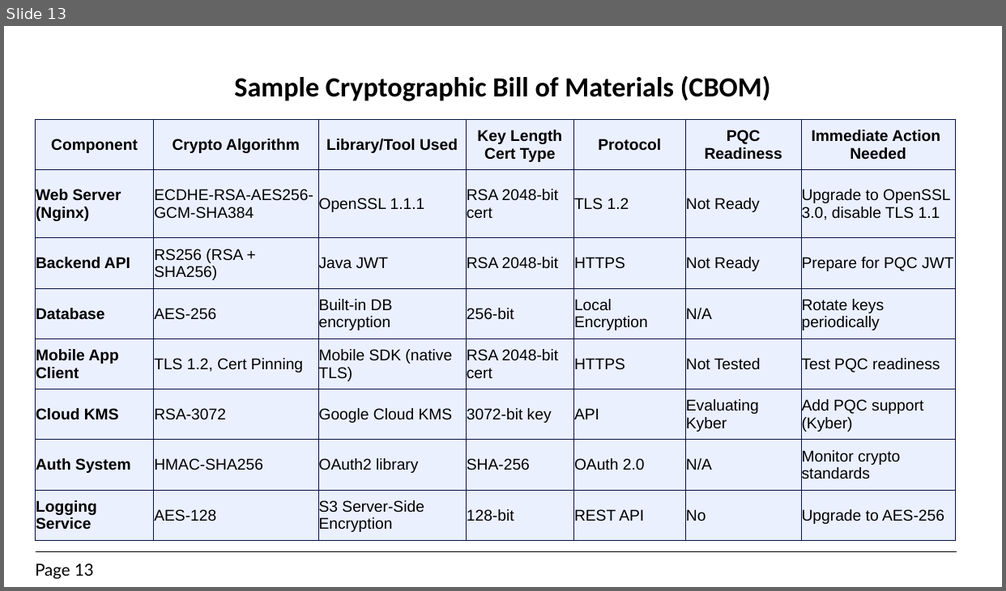
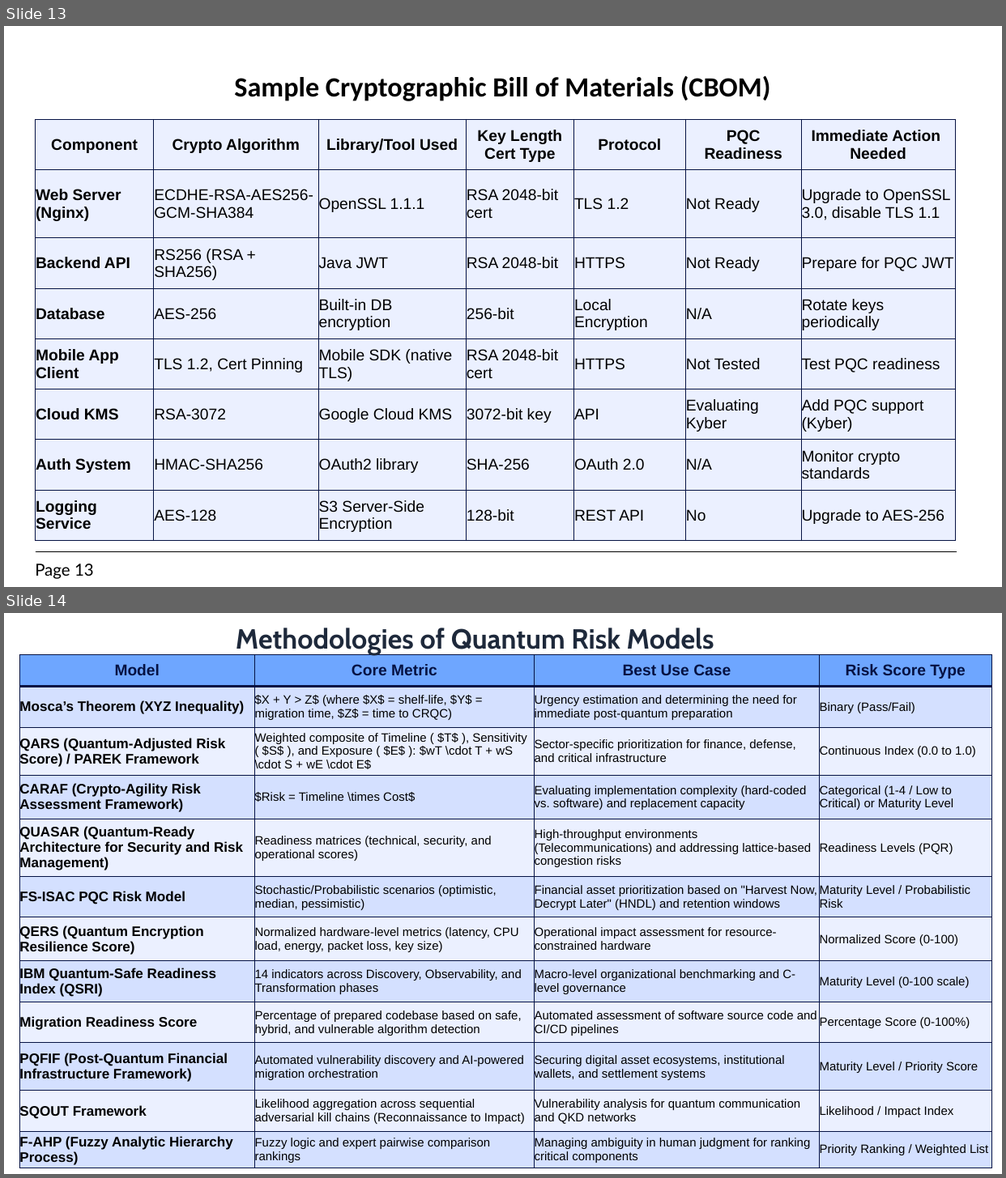
Before and after one commit to 7elmie/EGQCC, a slide deck: Presentations/5.Quantum Risk Assesment.pptx. Shown one above the other, each under a label of ours: slide 13 before the commit, slides 13 and 14 after it. The pictures are 1006x591 and 1006x1178 pixels, drawn with LibreOffice and Linux fonts; fonts in the diff are those of the drawing. Boxes give left, top, right and bottom in pixels: in the first picture for what was removed or moved away, otherwise in the second. Text is boxed around its words. In the diff, an @@ line names an element or a change of style, - is before the commit and + after.

Commit message:
Update Quantum Risk Assessment presentation and add protocol comparison files

```diff
--- a/Presentations/5.Quantum Risk Assesment.pptx
+++ b/Presentations/5.Quantum Risk Assesment.pptx
@@ slide 14 added at [4,613,1002,1174], background #FFFFFF; not listed: 2 template elements that a slide beside it also shows @@
@@ text added at [236,628,714,655], 32 pt, text #1E293B, bold @@
+Methodologies of Quantum Risk Models
@@ table added at [19,655,991,1169], 12 rows, 4 columns @@
+Model | Core Metric | Best Use Case | Risk Score Type
+Mosca’s Theorem (XYZ Inequality) | $X + Y > Z$ (where $X$ = shelf-life, $Y$ = migration time, $Z$ = time to CRQC) | Urgency estimation and determining the need for immediate post-quantum preparation | Binary (Pass/Fail)
+QARS (Quantum-Adjusted Risk Score) / PAREK Framework | Weighted composite of Timeline ( $T$ ), Sensitivity ( $S$ ), and Exposure ( $E$ ): $wT \cdot T + wS \cdot S + wE \cdot E$ | Sector-specific prioritization for finance, defense, and critical infrastructure | Continuous Index (0.0 to 1.0)
+CARAF (Crypto-Agility Risk Assessment Framework) | $Risk = Timeline \times Cost$ | Evaluating implementation complexity (hard-coded vs. software) and replacement capacity | Categorical (1-4 / Low to Critical) or Maturity Level
+QUASAR (Quantum-Ready Architecture for Security and Risk Management) | Readiness matrices (technical, security, and operational scores) | High-throughput environments (Telecommunications) and addressing lattice-based congestion risks | Readiness Levels (PQR)
+FS-ISAC PQC Risk Model | Stochastic/Probabilistic scenarios (optimistic, median, pessimistic) | Financial asset prioritization based on "Harvest Now, Decrypt Later" (HNDL) and retention windows | Maturity Level / Probabilistic Risk
+QERS (Quantum Encryption Resilience Score) | Normalized hardware-level metrics (latency, CPU load, energy, packet loss, key size) | Operational impact assessment for resource-constrained hardware | Normalized Score (0-100)
+IBM Quantum-Safe Readiness Index (QSRI) | 14 indicators across Discovery, Observability, and Transformation phases | Macro-level organizational benchmarking and C-level governance | Maturity Level (0-100 scale)
+Migration Readiness Score | Percentage of prepared codebase based on safe, hybrid, and vulnerable algorithm detection | Automated assessment of software source code and CI/CD pipelines | Percentage Score (0-100%)
+PQFIF (Post-Quantum Financial Infrastructure Framework) | Automated vulnerability discovery and AI-powered migration orchestration | Securing digital asset ecosystems, institutional wallets, and settlement systems | Maturity Level / Priority Score
+SQOUT Framework | Likelihood aggregation across sequential adversarial kill chains (Reconnaissance to Impact) | Vulnerability analysis for quantum communication and QKD networks | Likelihood / Impact Index
+F-AHP (Fuzzy Analytic Hierarchy Process) | Fuzzy logic and expert pairwise comparison rankings | Managing ambiguity in human judgment for ranking critical components | Priority Ranking / Weighted List
```
Also in this commit, not shown: 2 slides changed, 1 other slide added, 4 other files.
